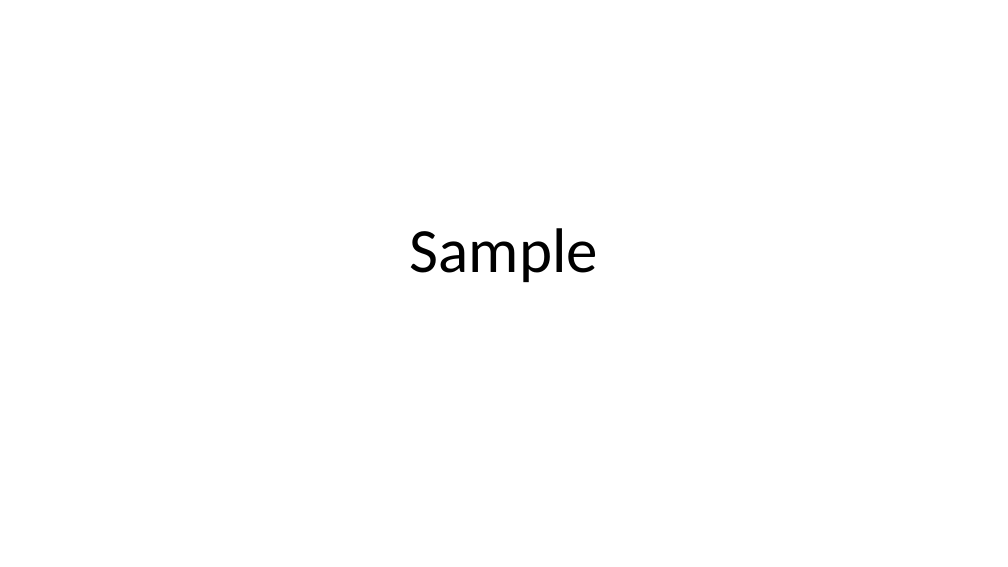
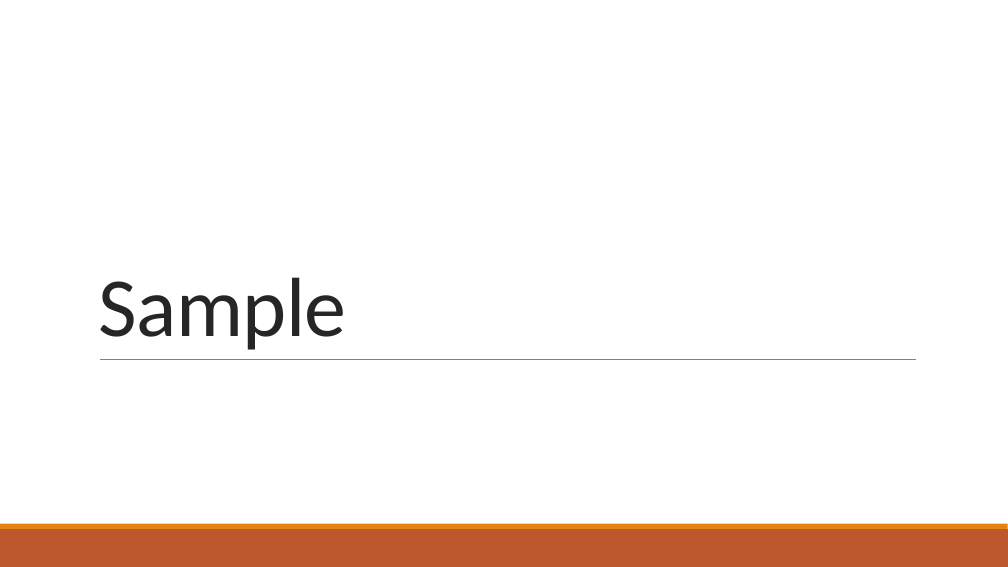
Before and after one commit to aviral10/pystar, a slide deck: slide 1 of data/template.pptx. Drawn at 1008x567 pixels with LibreOffice and Linux fonts; fonts in the diff are those of the drawing. Boxes give left, top, right and bottom in pixels: in the first picture for what was removed or moved away, otherwise in the second. Text is boxed around its words. In the diff, an @@ line names an element or a change of style, - is before the commit and + after.

```diff
--- a/data/template.pptx
+++ b/data/template.pptx
@@ title "Sample": place and size @@
-title "Sample" at [410,228,598,282]
+title "Sample" at [98,277,346,350]
@@ title "Sample" at [98,277,346,350]: size 60 to 80 pt, text colour #000000 to #262626, letter spacing 0 to -0.5 pt; alignment centre to left; line spacing 0.9 to 0.85 @@
@@ line added from (100, 359) to (917, 359), #808080 0.5 pt @@
@@ rectangle added at [0,529,1008,567], fill #BD582C @@
@@ rectangle added at [0,524,1008,529], fill #E48312 @@
```
Also in this commit, not shown: 1 slide added, 1 slide removed.
